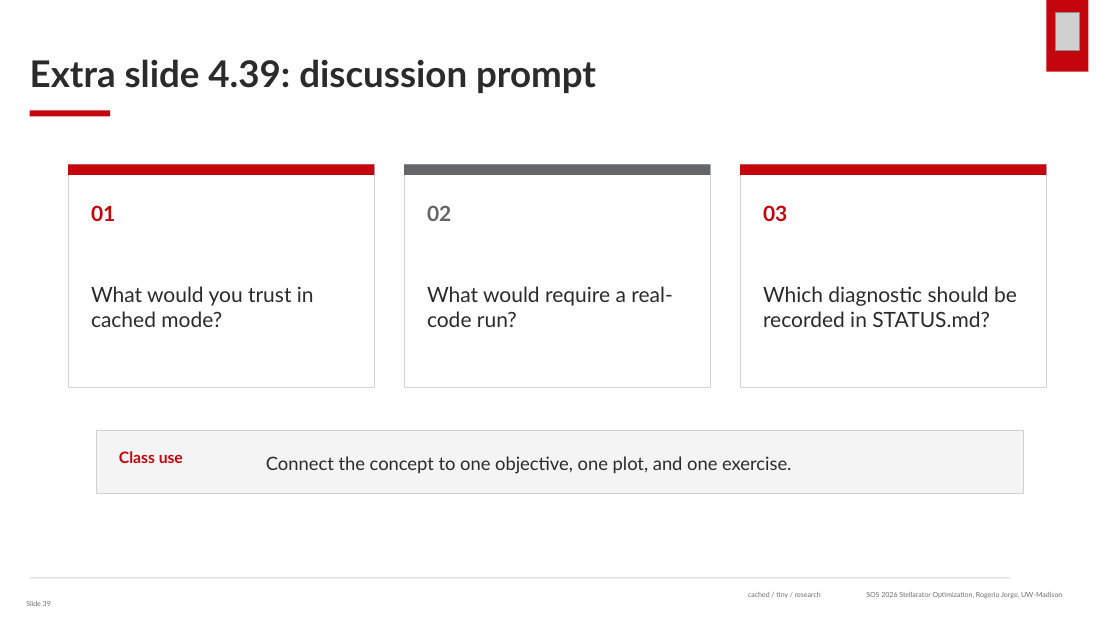
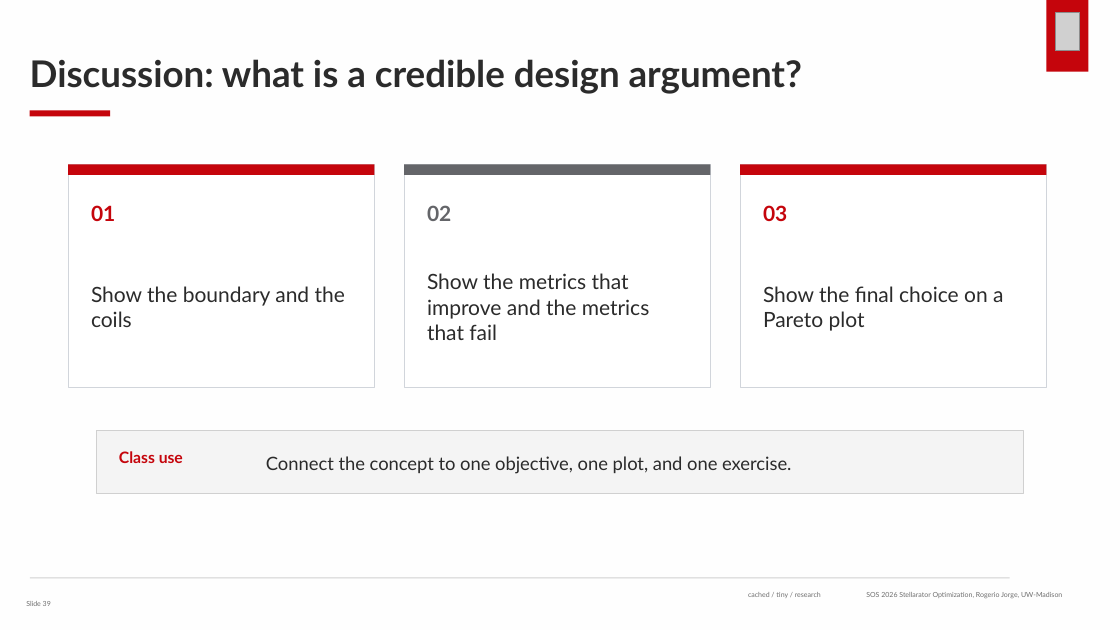
Before and after one commit to rogeriojorge/sos2026-rjorge-stellarator-optimization, a slide deck: slide 39 of slides/pptx/lecture_4_integrated_workflow.pptx. Drawn at 1120x630 pixels with LibreOffice and Linux fonts; fonts in the diff are those of the drawing; grey boxes stand for pictures. Boxes give left, top, right and bottom in pixels: in the first picture for what was removed or moved away, otherwise in the second. Text is boxed around its words. In the diff, an @@ line names an element or a change of style, - is before the commit and + after.

```diff
--- a/slides/pptx/lecture_4_integrated_workflow.pptx
+++ b/slides/pptx/lecture_4_integrated_workflow.pptx
@@ rectangle added at (0,0,1120,630), fill #FEFEFE @@
@@ text at (30,59,802,94): text changed @@
-Extra slide 4.39: discussion prompt
+Discussion: what is a credible design argument?
@@ text at (91,286,345,327): text changed @@
-What would you trust in cached mode?
+Show the boundary and the coils
@@ text at (427,273,650,340): text changed @@
-What would require a real-code run?
+Show the metrics that improve and the metrics that fail
@@ text at (763,286,1003,331): text changed @@
-Which diagnostic should be recorded in STATUS.md?
+Show the final choice on a Pareto plot
```
Also in this commit, not shown: 29 other slides changed, 7 slides added, 7 slides removed, 38 other files.
